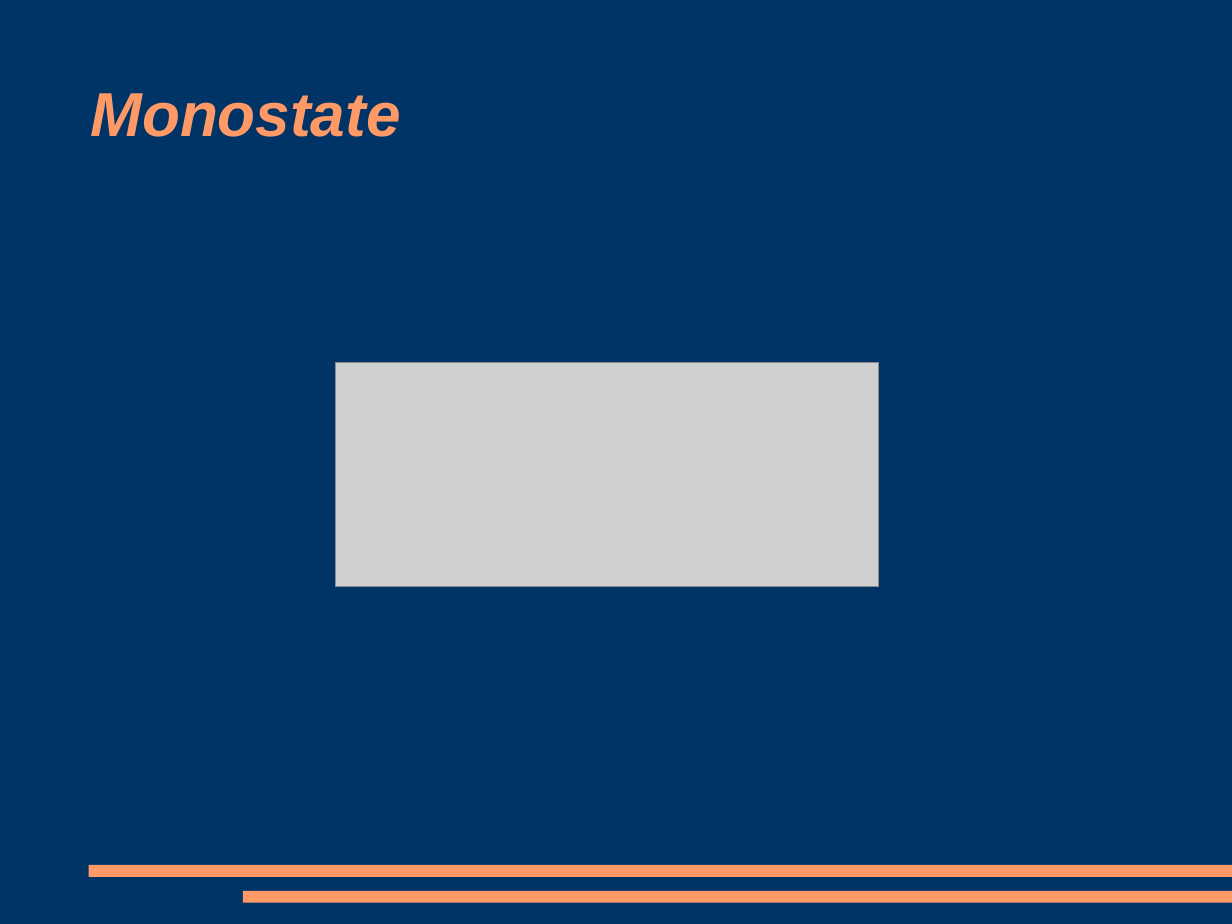
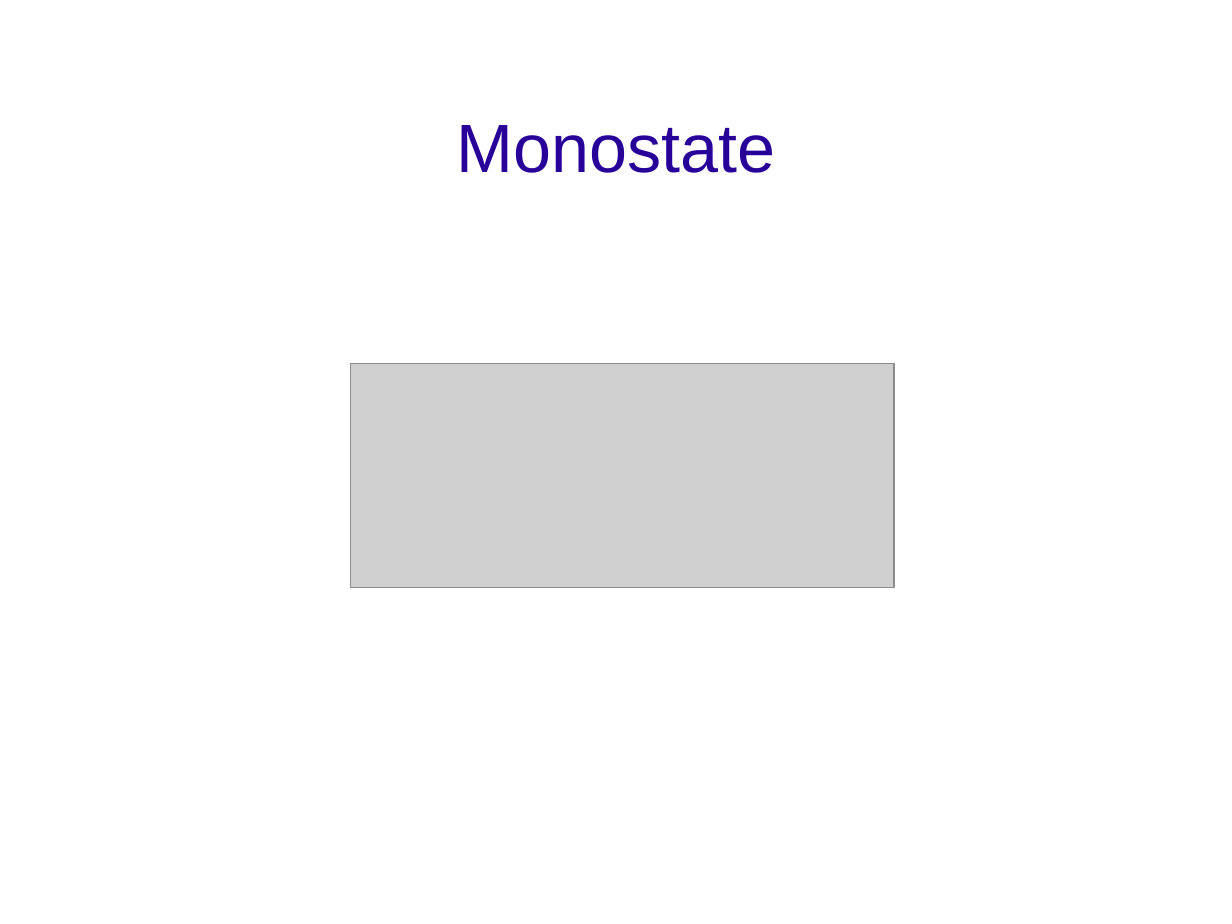
Before and after one commit to gregsymons/singletons-are-evil, a slide deck: slide 10 of presentation.odp (slide 9 before the commit). Drawn at 1232x924 pixels with LibreOffice and Linux fonts; fonts in the diff are those of the drawing; grey boxes stand for pictures; background and template pictures are left out. Boxes give left, top, right and bottom in pixels: in the first picture for what was removed or moved away, otherwise in the second. Text is boxed around its words. In the diff, an @@ line names an element or a change of style, - is before the commit and + after.

```diff
--- a/presentation.odp
+++ b/presentation.odp
@@ background #003366 to picture (left out) @@
@@ title "Monostate": place and size @@
-title "Monostate" at [91,93,401,137]
+title "Monostate" at [456,125,775,173]
@@ title "Monostate" at [456,125,775,173]: size 40 to 44 pt, text colour #FF9966 to #280099, bold off, italic off; alignment left to centre @@
@@ picture: place and size @@
-picture at [335,362,879,587]
+picture at [351,363,894,588]
@@ rectangle removed at [88,865,1232,878] @@
@@ rectangle removed at [243,891,1232,903] @@
```
Also in this commit, not shown: 11 other slides changed, 2 slides added, 1 other file.
